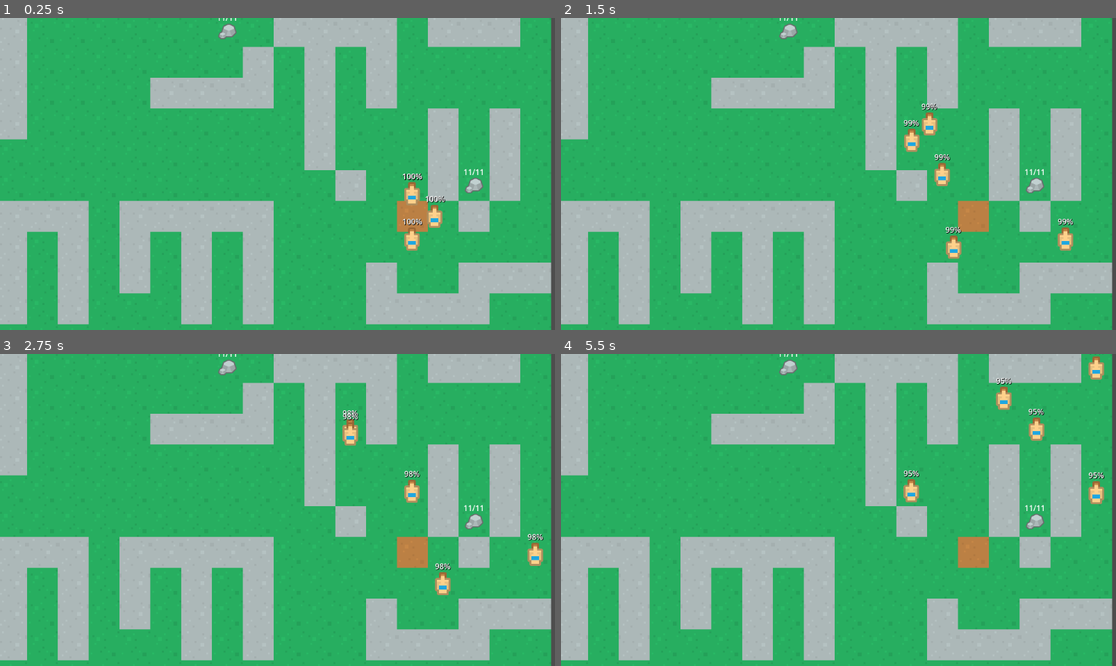
Above: before the commit, frames 1-4 (two rows, left to right).
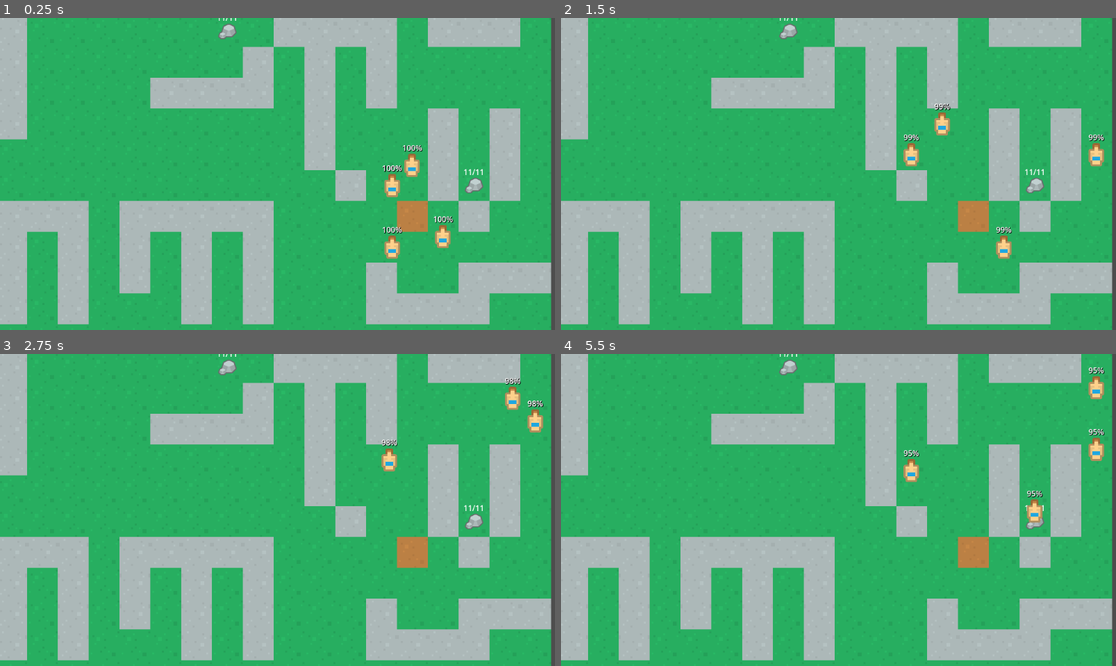
Above: after the commit, the same moments.

Repository: ApostolisSiampanis/intelligent-agents
Game: Godot game, scene res://scenes/main_scene.tscn
The game is run twice, just before and just after one commit, with the same random seed, the same clock (stepped at 60 frames per second) and the same inputs. This scene is started directly instead of the project's main scene.
Inputs (mouse positions are in pixels of both pictures, inside the frame that each line leads up to):
- Up to frame 1 (0.25 s): no input
- Up to frame 2 (1.5 s): move the mouse to (960, 158) at 0.52 s; hold S (camera_move_down) 0.53-1.28 s; move the mouse to (727, 189) at 1.27 s; tap A (camera_move_left) at 1.35 s
- Up to frame 3 (2.75 s): move the mouse to (333, 441) at 2.02 s; hold D (camera_move_right) from 2.03 s (still down)
- Up to frame 4 (5.5 s): move the mouse to (810, 572) at 2.77 s; release D (camera_move_right) at 2.78 s; tap one key every 0.75 s from 2.85 s: W (camera_move_up) Middle mouse button (camera_pan) Mouse wheel up (camera_zoom_in) Mouse wheel down (camera_zoom_out); move the mouse to (1005, 556) at 3.52 s; move the mouse to (672, 463) at 4.27 s; move the mouse to (866, 510) at 5.02 s

The runs differ from the first frame. In frame 1, 1.6% of the frame differs, in the area x 68-82%, y 40-78%; in frame 2, 1.9%, in the area x 61-98%, y 27-78%; in frame 3, 1.6%; in frame 4, 1.8%.

Commit message:
Add agent's carrying ability
Co-Authored-By: Anthony Roussos <anthony.rouss@proton.me>

Diff:
--- a/scripts/agent.gd
+++ b/scripts/agent.gd
@@ -5,12 +5,21 @@
 @onready var label = $Label
 @onready var timer = %Timer
 
-const SPEED: int = 200
+const SPEED: int = 500
 var energy := MAX_ENERGY_LEVEL
 var current_goal_type: String = "stone"
+# TODO: Replace with genetic algorithm's data
 var carrying_resource_amount = 5
-# TODO: Remove
-var is_carrying = false
+
+class CarryingResource:
+	var type: String
+	var amount: int
+
+	func _init(type, amount):
+		self.type = type
+		self.amount = amount
+
+var current_carrying_resource: CarryingResource
 
 enum State { WALKING, DECIDING, REFILLING, IDLE }
 enum SearchAlgorithm { EXPLORE, ASTAR, NONE }
@@ -195,11 +204,12 @@
 func redefine_goal(goal_reached: bool):
 	if goal_reached:
 		# TODO: Change goal based on team goals
-		# TODO: Call choose_search_algorithm()
-		if current_goal_type == "stone" && is_carrying:
+		if current_goal_type == "stone" && current_carrying_resource:
 			change_goal(spawn_tile_type)
 		else:
-			is_carrying = false
+			if current_carrying_resource:
+				print("Leave behind: " + str(current_carrying_resource.amount) + " " + str(current_carrying_resource.type))
+				current_carrying_resource = null
 			change_goal("stone")
 		return
 
@@ -327,11 +337,13 @@
 	if current_goal_type == resource.type:
 		var loot_amount = resource.loot(carrying_resource_amount)
 		var current_tile_pos = tile_map.local_to_map(position)
-		is_carrying = loot_amount > 0
+
 		if resource.current_amount <= 0:
 			update_valuable_tiles(current_tile_pos, resource.type, false)
 		elif !valuable_tile_point_ids.has(resource.type):
 			update_valuable_tiles(current_tile_pos, resource.type, true)
-		# If the agent is at spawn
-		print("Loot amount: " + str(loot_amount))
-		print("Current amount: " + str(resource.current_amount))
+
+		if loot_amount > 0:
+			current_carrying_resource = CarryingResource.new(resource.type, loot_amount)
+			print("Carrying amount: " + str(current_carrying_resource.amount))
+			print("Carrying Resource type: " + str(current_carrying_resource.type))
